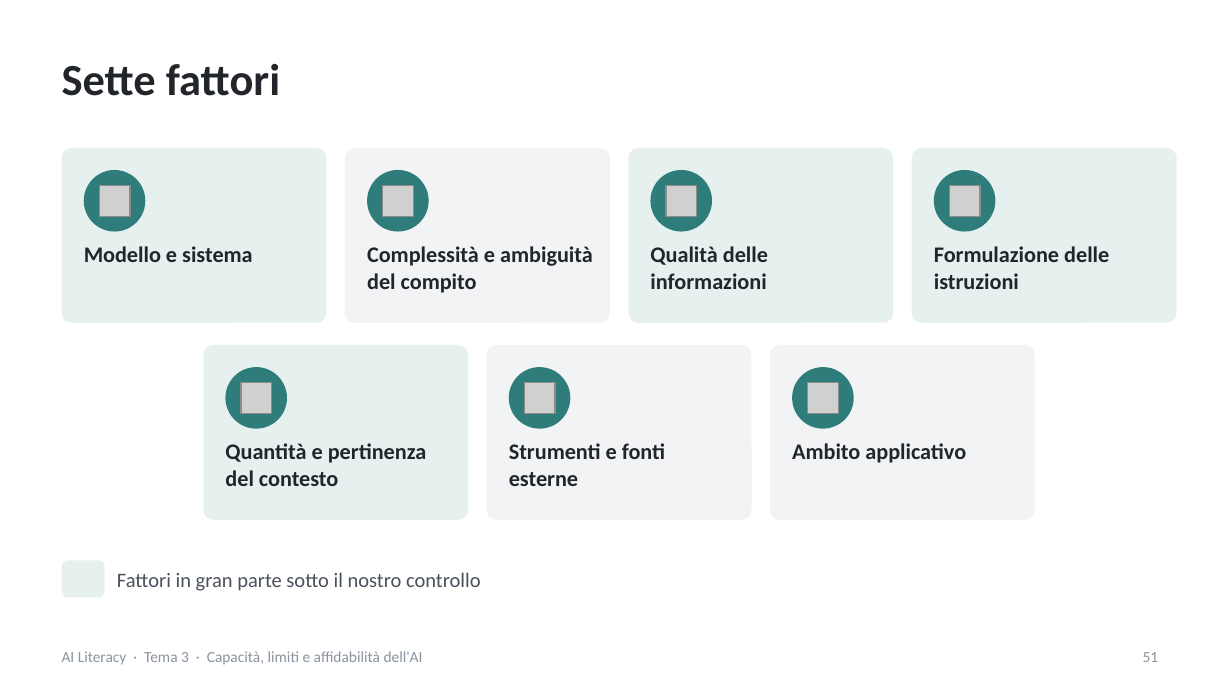
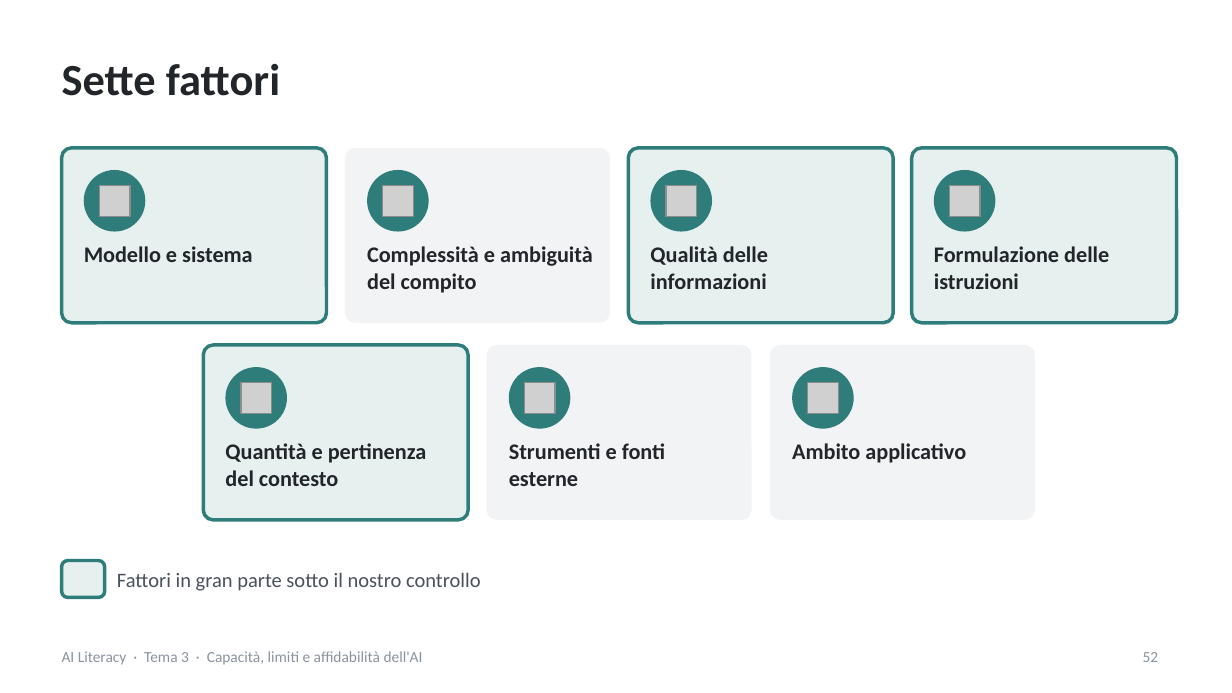
Before and after one commit to NetAi-IT/Formazione-AI-Literacy-Official, a slide deck: slide 52 of Base/Tema3_Capacita_limiti_affidabilita_AI.pptx (slide 51 before the commit). Drawn at 1232x693 pixels with LibreOffice and Linux fonts; fonts in the diff are those of the drawing; grey boxes stand for pictures. Boxes give left, top, right and bottom in pixels: in the first picture for what was removed or moved away, otherwise in the second. Text is boxed around its words. In the diff, an @@ line names an element or a change of style, - is before the commit and + after.

```diff
--- a/Base/Tema3_Capacita_limiti_affidabilita_AI.pptx
+++ b/Base/Tema3_Capacita_limiti_affidabilita_AI.pptx
@@ outline none to #2E7D7A 2 pt in 5 elements at (62, 148, 326, 323), (628, 148, 893, 323), (912, 148, 1177, 323), (203, 345, 468, 520), (62, 561, 105, 598) @@
@@ page number at (1143, 652, 1159, 662): text changed @@
-51
+52
```
Also in this commit, not shown: 2 other slides changed, 2 slides added, 6 other files.
